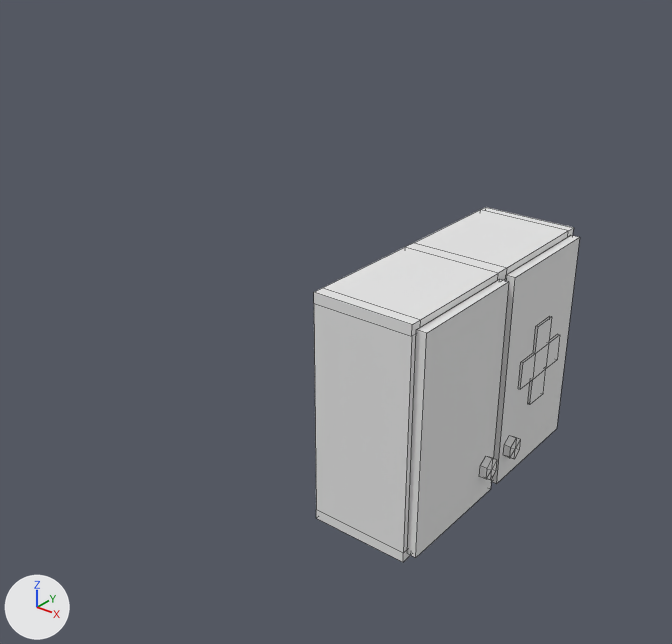
Two versions of the FBX model Assets/3D Assets/bad/BadMedizinschrank.fbx, one commit apart.
One viewpoint serves both versions: a 50 mm camera at (0.984, -1.466, 1.179) aimed at (-0.068, -0.151, 0.364). Arrows for +X, +Y and +Z are at lower left; the lights stay in place. Mesh edges are drawn as thin lines.

Objects in the first picture: 'MS_Door_Left', 'MS_Door_Right', 'MS_Schrank'.
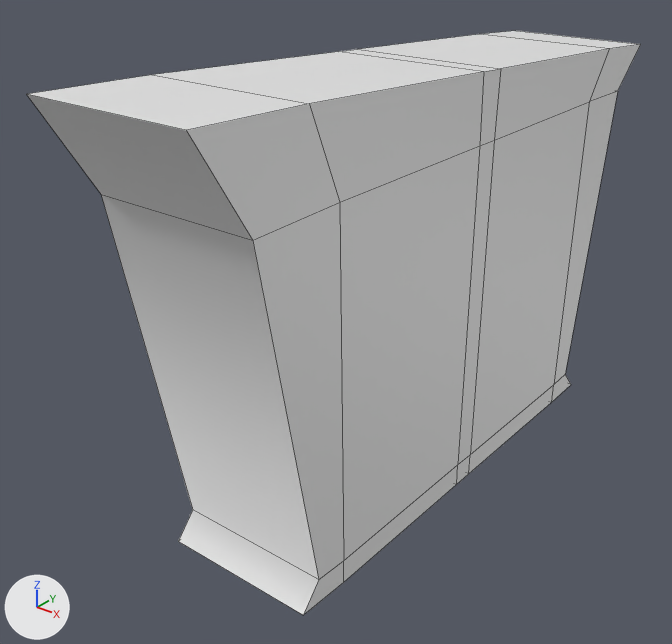
Edits to the bpy script that builds the scene:
```text
Change me_pcube3_004:
    where me_pcube3_004.from_pydata(...)  # 45 vertices, 35 faces; spans x 0.0..0.037, y -0.276..0.0, z -0.236..0.236
    used by ob_ms_door_right; location = (0.213, 0.29, 0.25)
    me_pcube3_004 part 4: the loose piece of 13 vertices spanning x 0.021..0.037, y -0.259..-0.22, z -0.187..-0.135 is scaled about its middle by (-1.5, -2.02, 1.5), then moved by (-0.071, 0.598, -0.081)
    me_pcube3_004 part 5: the loose piece of 8 vertices spanning x 0.0..0.02, y -0.276..0.0, z -0.236..0.236 is turned -180 degrees about the z axis through the mesh origin and scaled by 1.5
    me_pcube3_004 part 6: the loose piece of 24 vertices spanning x 0.02..0.026, y -0.219..-0.055, z -0.093..0.093 is scaled about its middle by (-7.25, -1.5, 1.5), then moved by (-0.058, 0.342, 0.0)
Change me_pcube3_007:
    where me_pcube3_007.from_pydata(...)  # 21 vertices, 18 faces; spans x 0.0..0.037, y 0.0..0.276, z -0.236..0.236
    used by ob_ms_door_left; location = (0.213, -0.288, 0.25)
    me_pcube3_007 part 2: the loose piece of 13 vertices spanning x 0.021..0.037, y 0.222..0.261, z -0.187..-0.135 is turned -180 degrees about the z axis through its middle and scaled by 1.84, then moved by (-0.071, -0.566, -0.075)
    me_pcube3_007 part 3: the loose piece of 8 vertices spanning x 0.0..0.02, y 0.0..0.276, z -0.236..0.236 is turned -180 degrees about the z axis through the mesh origin and scaled by 1.5
Change me_pcube3_005:
    used by ob_ms_schrank; location = (0.0, 0.0, 0.0)
    remove me_pcube3_005.from_pydata(...)  # 90 vertices, 78 faces; spans x 0.0..0.213, y -0.3..0.3, z 0.0..0.5
    add me_pcube3_005.from_pydata(...)  # 90 vertices, 78 faces; spans x -0.16..0.16, y -0.721..0.673, z 0.0..0.901
    me_pcube3_005 part 1: 58 of 90 vertices moved; they spanned x 0.0..0.213, y -0.3..0.3, z 0.0..0.5 and now span x -0.16..0.16, y -0.721..0.673, z 0.0..0.901; mean shift (-0.066, -0.004, 0.155); largest move (0.213, 0.3, 0.5) -> (-0.16, -0.721, 0.901)
Change ob_ms_door_right:
    ob_ms_door_right.location: (0.213, 0.29, 0.25) -> (-0.145, -0.435, 0.402)
Change ob_ms_door_left:
    ob_ms_door_left.location: (0.213, -0.288, 0.25) -> (-0.145, 0.432, 0.402)
```

Changed parts and their boxes (x1, y1, x2, y2) in the pictures (672 x 644 px; the box of a moved part takes in the faces that stretch with it):
'MS_Schrank', reshaped (136% wider, 64% taller)
    before: (314, 207, 574, 562)
    after: (27, 31, 641, 615)
'MS_Door_Left', reshaped, moved (not visible afterwards)
    before: (407, 279, 509, 557)
'MS_Door_Right', reshaped, moved (not visible afterwards)
    before: (491, 235, 580, 484)
part 2 of me_pcube3_007, moved or reshaped (not visible afterwards)
    before: (479, 456, 497, 480)
part 3 of me_pcube3_007, moved or reshaped (not visible afterwards)
    before: (407, 279, 509, 557)
part 4 of me_pcube3_004, moved or reshaped (not visible afterwards)
    before: (503, 436, 520, 459)
part 5 of me_pcube3_004, moved or reshaped (not visible afterwards)
    before: (491, 235, 580, 484)
part 6 of me_pcube3_004, moved or reshaped (not visible afterwards)
    before: (518, 316, 560, 405)
